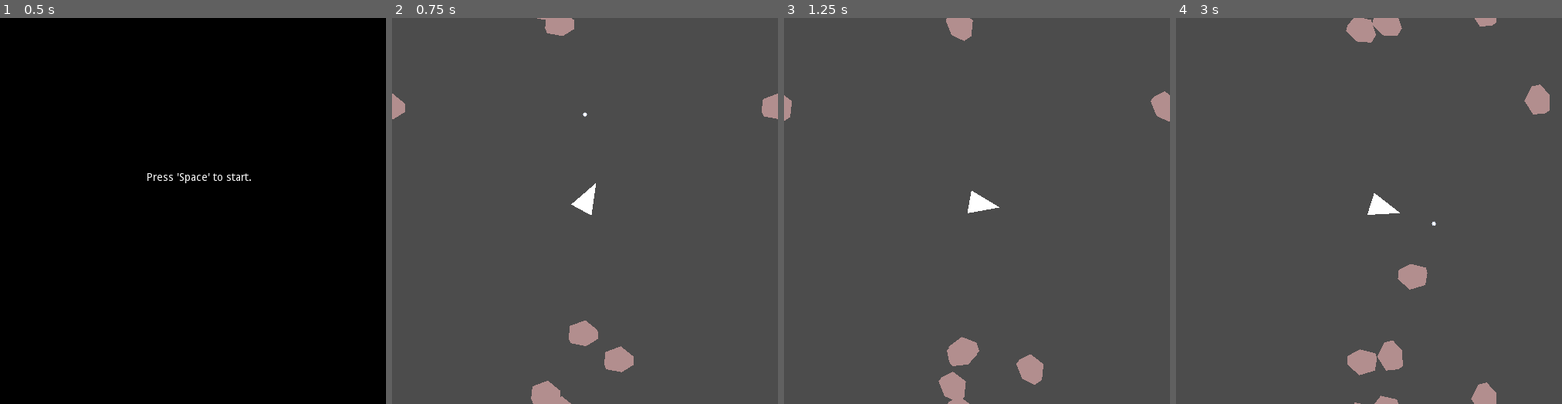
Above: before the commit, frames 1-4 (left to right).
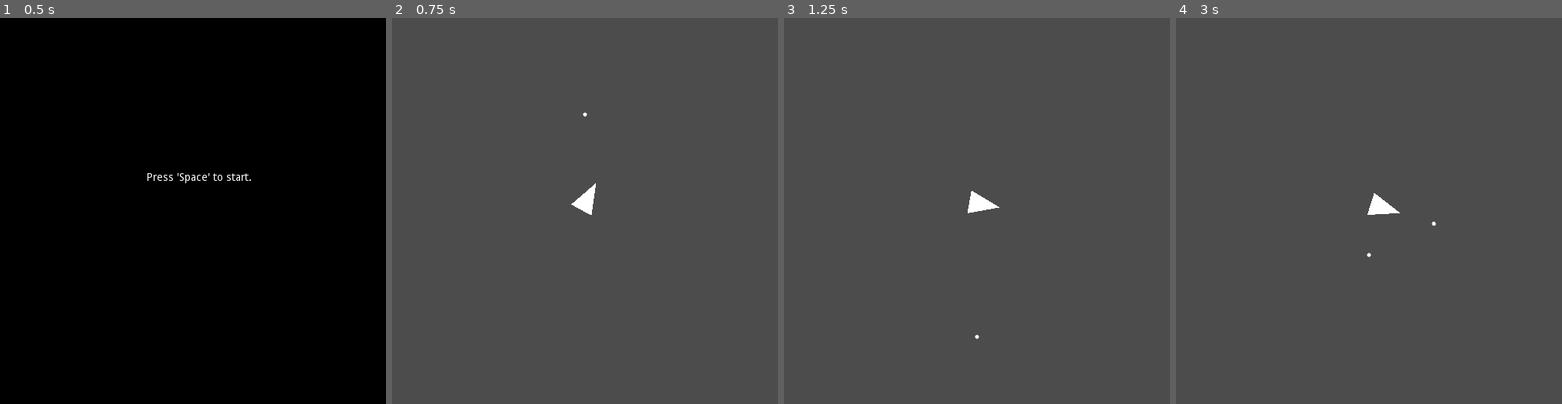
Above: after the commit, the same moments.

Repository: leddkire/godot-asteroids
Game: Godot game, scene res://StartOfGame.tscn
The game is run twice, just before and just after one commit, with the same random seed, the same clock (stepped at 60 frames per second) and the same inputs.
Inputs (mouse positions are in pixels of both pictures, inside the frame that each line leads up to):
- Up to frame 1 (0.5 s): no input
- Up to frame 2 (0.75 s): tap Space (shoot_projectile) at 0.5 s; move the mouse to (669, 191) at 0.52 s; hold Right (move_right) from 0.53 s (still down); hold Space (shoot_projectile) from 0.53 s (still down); click (669, 191) at 0.67 s
- Up to frame 3 (1.25 s): keep holding Right (move_right); keep holding Space (shoot_projectile)
- Up to frame 4 (3 s): move the mouse to (1291, 230) at 1.27 s; release Right (move_right) at 1.28 s; release Space (shoot_projectile) at 1.28 s; hold Left (move_left) 1.28-2.03 s; tap Space (shoot_projectile) at 1.35, 2.85 s; move the mouse to (1407, 126) at 2.02 s; hold Right (move_right) 2.03-2.78 s; hold Space (shoot_projectile) 2.03-2.78 s; move the mouse to (1349, 288) at 2.77 s; hold Up (move_up) from 2.78 s (still down); click (1349, 288) at 2.92 s

Frame 1 is identical in both runs. In frame 2, 1.8% of the frame differs, in the area x 0-100%, y 0-100%; in frame 3, 1.9%; in frame 4, 2.6%, in the area x 44-97%, y 0-100%.
Error after the commit: Parse Error: The identifier "EndGameRule" isn't declared in the current scope. (res://asteroids/AsteroidFactory.gd:10)

Commit message:
Refactor creation of asteroids into a factory

Diff:
--- /dev/null
+++ b/asteroids/AsteroidFactory.gd
@@ -0,0 +1,13 @@
+class_name AsteroidFactory
+
+var scene
+
+func _init():
+    self.scene = load("res://asteroids/Asteroid.tscn")
+
+func create(parent_node: Node, position: Vector2, size: String):
+    var new_asteroid = scene.instance()
+    new_asteroid.connect("asteroid_destroyed", EndGameRule, "_on_asteroid_destroyed")
+    parent_node.add_child(new_asteroid)
+    new_asteroid.initialize(position, size)
+    return new_asteroid
--- a/project.godot
+++ b/project.godot
@@ -13,6 +13,11 @@
 "class": "Asteroid",
 "language": "GDScript",
 "path": "res://asteroids/Asteroid.gd"
+}, {
+"base": "Reference",
+"class": "AsteroidFactory",
+"language": "GDScript",
+"path": "res://asteroids/AsteroidFactory.gd"
 }, {
 "base": "RigidBody2D",
 "class": "AsteroidScreenInstance",
@@ -51,6 +56,7 @@
 } ]
 _global_script_class_icons={
 "Asteroid": "",
+"AsteroidFactory": "",
 "AsteroidScreenInstance": "",
 "AsteroidSpawningRule": "",
 "AsteroidSplittingRule": "",
--- a/rules/position/AsteroidSpawningRule.gd
+++ b/rules/position/AsteroidSpawningRule.gd
@@ -1,9 +1,11 @@
 class_name AsteroidSpawningRule
 
 var asteroid_scene
+var factory
 
 func _init():
     self.asteroid_scene = load("res://asteroids/Asteroid.tscn")
+    self.factory = load("res://asteroids/AsteroidFactory.gd").new()
 
 func _calculate_position(width_to_avoid: Vector2, height_to_avoid: Vector2) -> Vector2:
     randomize()
@@ -22,7 +24,4 @@
     return Vector2(x_position, y_position)
 
 func spawn_asteroid(parent_node: Node, width_to_avoid: Vector2, height_to_avoid: Vector2) -> Asteroid:
-    var asteroid = asteroid_scene.instance()
-    parent_node.add_child(asteroid)
-    asteroid.initialize(_calculate_position(width_to_avoid, height_to_avoid),"L")
-    return asteroid
+    return factory.create(parent_node, _calculate_position(width_to_avoid, height_to_avoid), "L")
--- a/rules/splitting/AsteroidSplittingRule.gd
+++ b/rules/splitting/AsteroidSplittingRule.gd
@@ -1,6 +1,6 @@
 class_name AsteroidSplittingRule
 
-var scene
+var factory
 
 var asteroid_splitting_table = {
     "L": {
@@ -21,7 +21,7 @@
 }
 
 func _init():
-    scene = load("res://asteroids/Asteroid.tscn")
+    factory = load("res://asteroids/AsteroidFactory.gd").new()
 
 func can_be_split(asteroid) -> bool:
     var next_size = asteroid_splitting_table[asteroid.size]["next_size"]
@@ -34,9 +34,7 @@
 
         for _i in range(splitting_info["pieces_to_split"]):
             #print_debdug("Splitting piece #" + str(i) + " from asteroid: " + self.name + " with size: " + size)
-            var new_asteroid = scene.instance()
-            asteroid.get_parent().add_child(new_asteroid)
-            new_asteroid.initialize(asteroid.visible_instance_position(), splitting_info["next_size"])
+            split_asteroids.append(factory.create(asteroid.get_parent(), asteroid.visible_instance_position(), splitting_info["next_size"]))
 
     return split_asteroids
 
